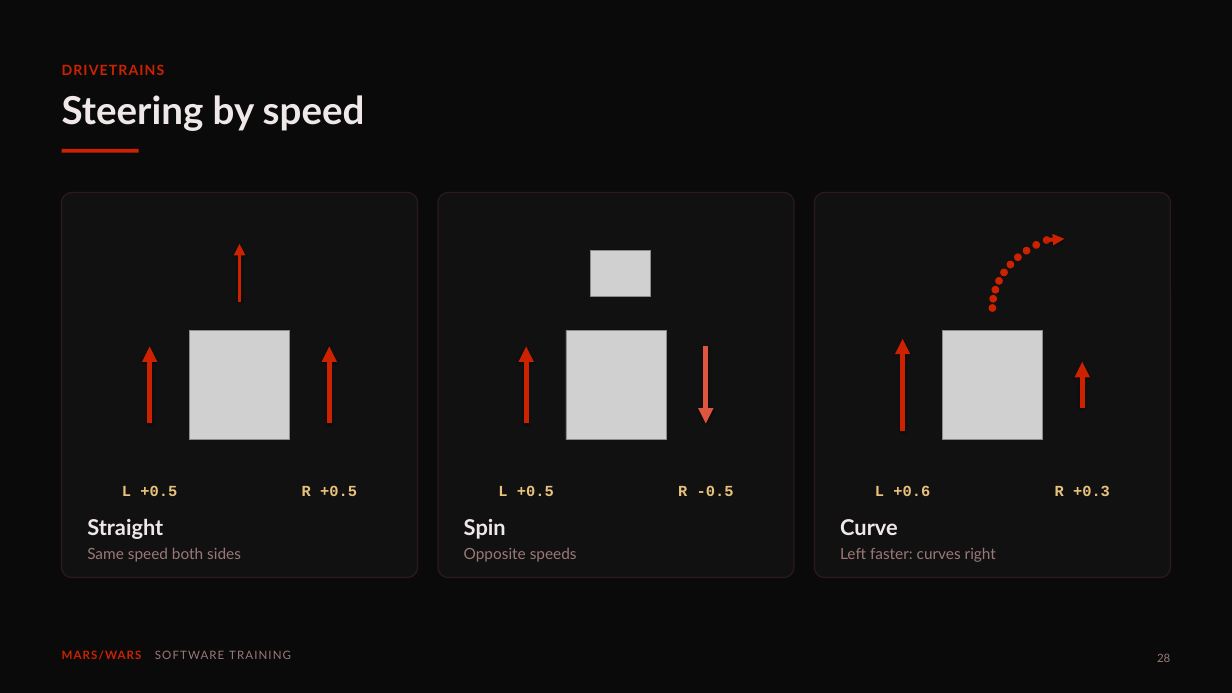
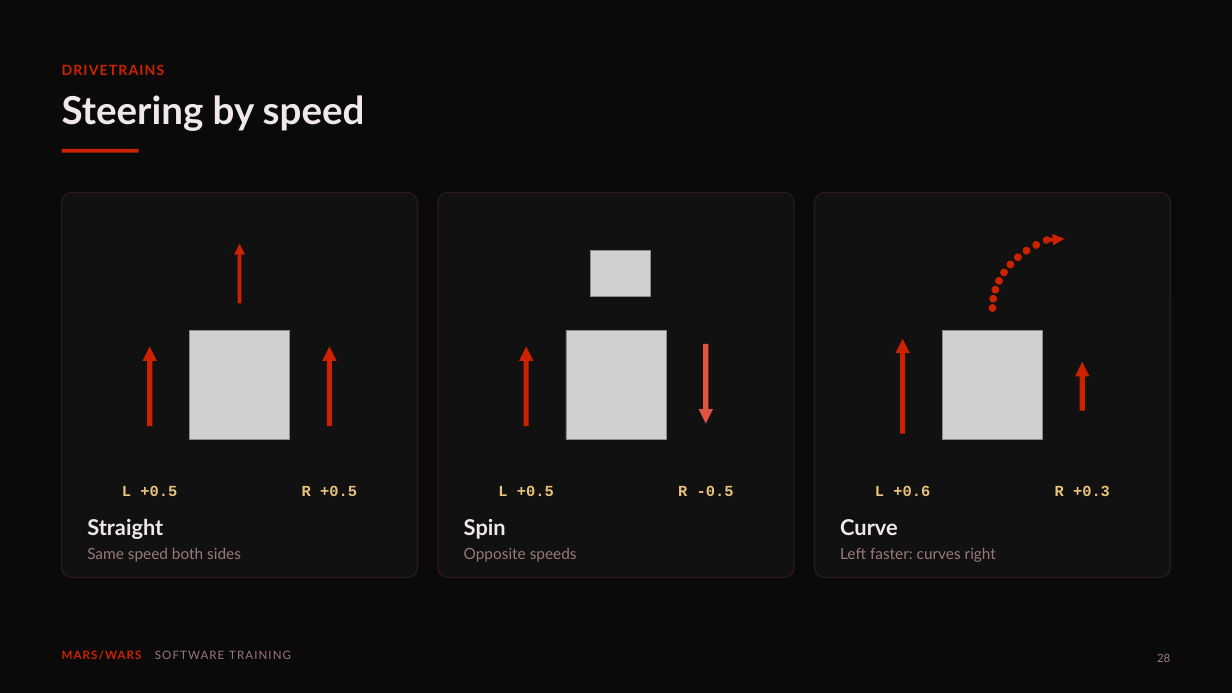
Before and after one commit to FRC-Team-4143/scriptum-lessons, a slide deck: slide 28 of deck1-motors-drivetrains.pptx. Drawn at 1232x693 pixels with LibreOffice and Linux fonts; fonts in the diff are those of the drawing; grey boxes stand for pictures. Boxes give left, top, right and bottom in pixels: in the first picture for what was removed or moved away, otherwise in the second. Text is boxed around its words. In the diff, an @@ line names an element or a change of style, - is before the commit and + after.

```diff
--- a/deck1-motors-drivetrains.pptx
+++ b/deck1-motors-drivetrains.pptx
@@ rectangle added at [238,251,241,303], fill #CC2200 @@
@@ arrow removed from (240, 302) to (240, 244) @@
@@ rectangle added at [147,357,152,426], fill #CC2200 @@
@@ arrow removed from (150, 424) to (150, 346) @@
@@ rectangle added at [327,357,332,426], fill #CC2200 @@
@@ arrow removed from (330, 424) to (330, 346) @@
@@ rectangle added at [524,357,529,426], fill #CC2200 @@
@@ arrow removed from (526, 424) to (526, 346) @@
@@ rectangle added at [703,344,708,413], fill #E05540 @@
@@ arrow removed from (706, 346) to (706, 424) @@
@@ rectangle added at [900,349,905,434], fill #CC2200 @@
@@ arrow removed from (902, 431) to (902, 339) @@
@@ rectangle added at [1080,372,1085,410], fill #CC2200 @@
@@ arrow removed from (1082, 408) to (1082, 362) @@
```
Also in this commit, not shown: 14 other slides changed.
